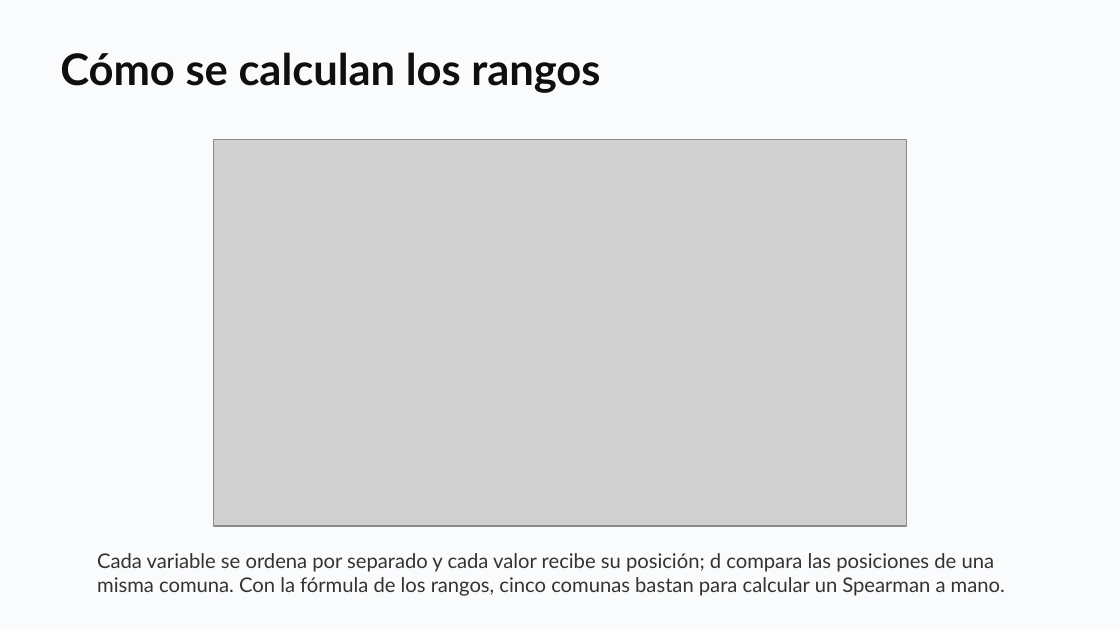
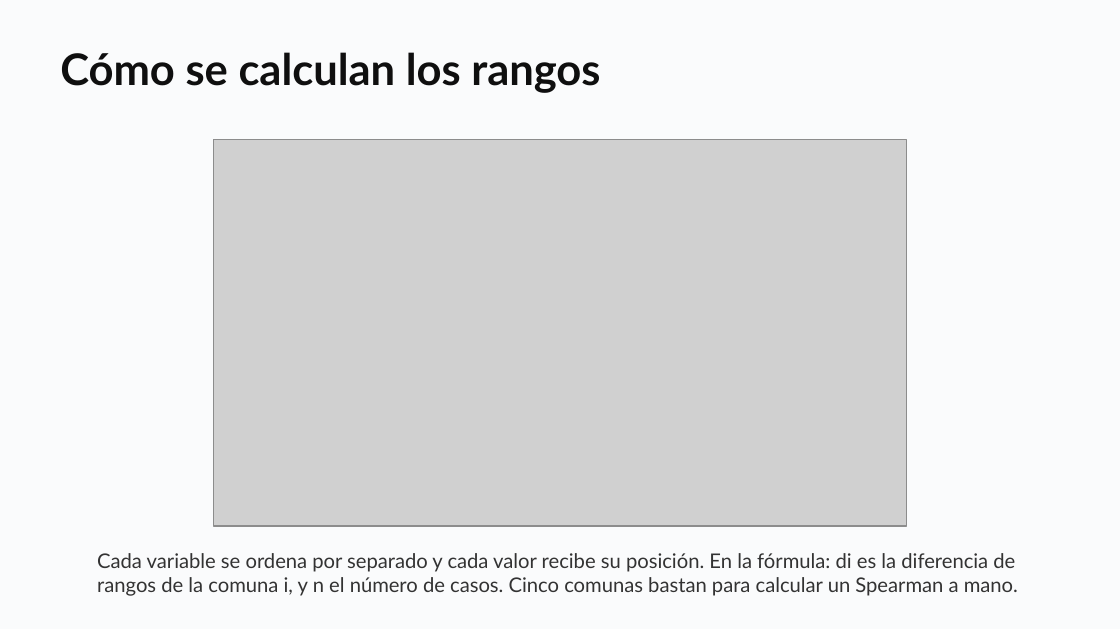
Before and after one commit to daniopitz/diplomado-cdd, a slide deck: slide 16 of presentaciones/clase03_eda_bivariado.pptx. Drawn at 1120x629 pixels with LibreOffice and Linux fonts; fonts in the diff are those of the drawing; grey boxes stand for pictures. Boxes give left, top, right and bottom in pixels: in the first picture for what was removed or moved away, otherwise in the second. Text is boxed around its words. In the diff, an @@ line names an element or a change of style, - is before the commit and + after.

```diff
--- a/presentaciones/clase03_eda_bivariado.pptx
+++ b/presentaciones/clase03_eda_bivariado.pptx
@@ text at bbox=[97, 553, 1018, 596]: text changed @@
-Cada variable se ordena por separado y cada valor recibe su posición; d compara las posiciones de una misma comuna. Con la fórmula de los rangos, cinco comunas bastan para calcular un Spearman a mano.
+Cada variable se ordena por separado y cada valor recibe su posición. En la fórmula: di es la diferencia de rangos de la comuna i, y n el número de casos. Cinco comunas bastan para calcular un Spearman a mano.
```
Also in this commit, not shown: 1 other slide changed, 3 other files.
